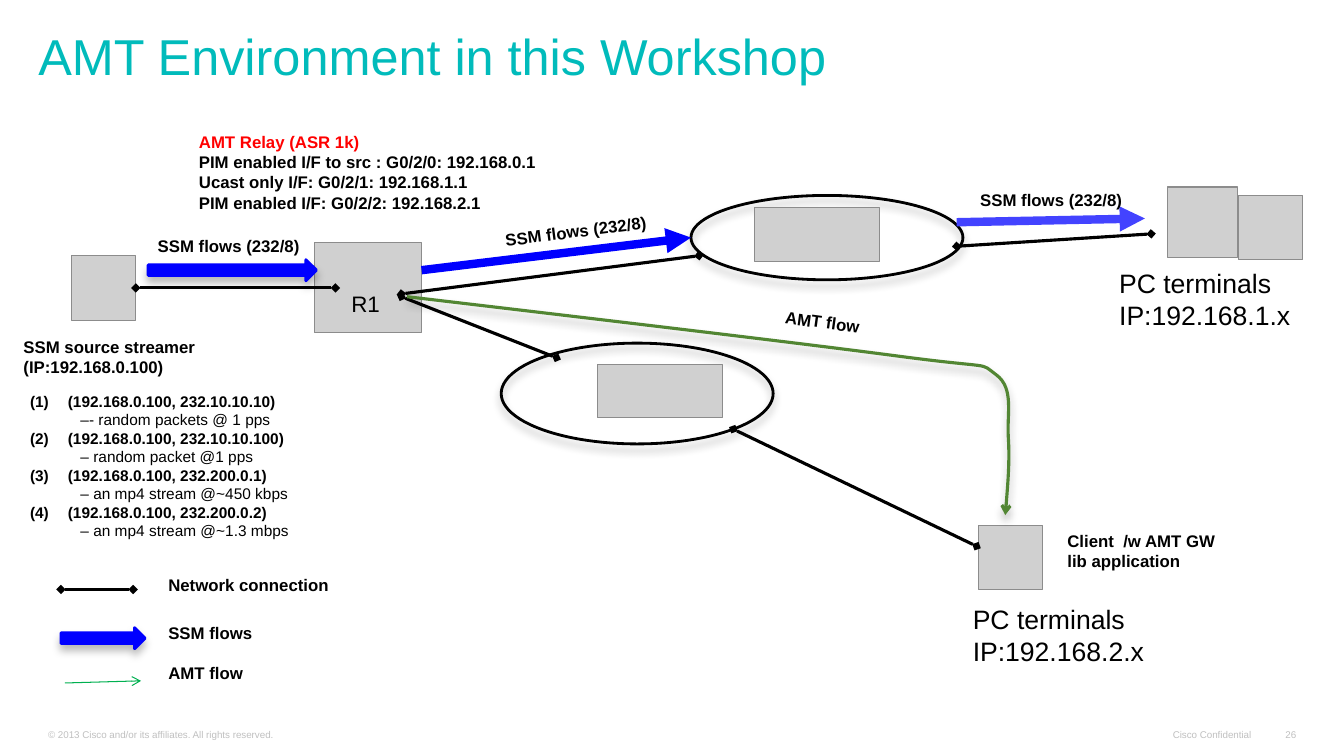
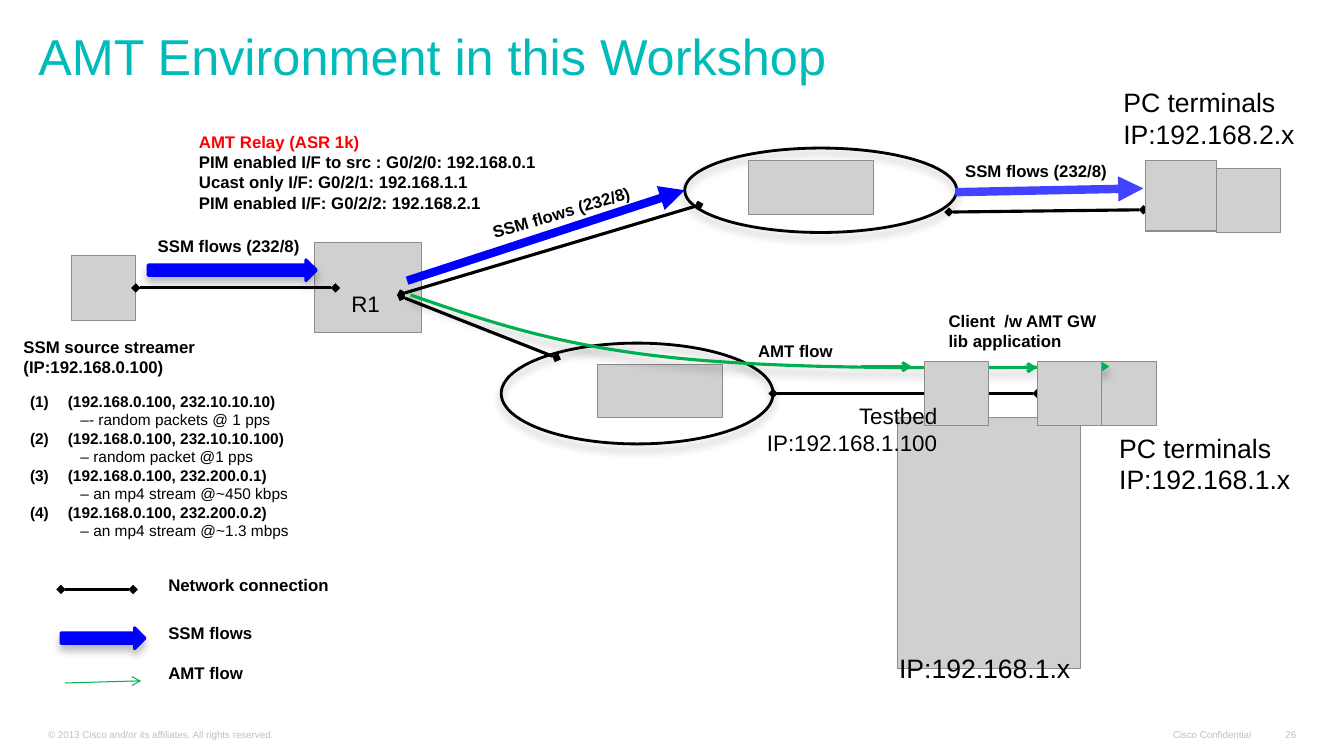
Before and after one commit to cisco/SSMAMTtools, a slide deck: slide 26 of docs/amt-gw-lib-v5.1.pptx. Drawn at 1344x756 pixels with LibreOffice and Linux fonts; fonts in the diff are those of the drawing; grey boxes stand for pictures; background and template pictures are left out. Boxes give left, top, right and bottom in pixels: in the first picture for what was removed or moved away, otherwise in the second. Text is boxed around its words. In the diff, an @@ line names an element or a change of style, - is before the commit and + after.

Commit message:
change soource IP for EBU workshop

```diff
--- a/docs/amt-gw-lib-v5.1.pptx
+++ b/docs/amt-gw-lib-v5.1.pptx
@@ text "PC terminals": place and size @@
-text "PC terminals" at [1119, 273, 1290, 326]
+text "PC terminals" at [1123, 92, 1294, 145]
@@ ellipse: place and size @@
-ellipse at [691, 196, 963, 280]
+ellipse at [685, 148, 957, 233]
@@ text at [1123, 125, 1294, 145]: text changed @@
-IP:192.168.1.x
+IP:192.168.2.x
@@ text "SSM flows (232/8)": place and size @@
-text "SSM flows (232/8)" at [506, 216, 647, 246]
+text "SSM flows (232/8)" at [495, 219, 530, 242]
@@ text "SSM flows (232/8)" at [495, 219, 530, 242]: rotation 352 to 343 degrees @@
@@ picture: place and size @@
-picture at [754, 208, 879, 261]
+picture at [748, 160, 873, 214]
@@ text "SSM flows (232/8)": place and size @@
-text "SSM flows (232/8)" at [980, 194, 1122, 211]
+text "SSM flows (232/8)" at [965, 165, 1107, 181]
@@ picture: place and size @@
-picture at [1168, 188, 1238, 258]
+picture at [1146, 160, 1217, 231]
@@ picture: place and size @@
-picture at [1238, 196, 1303, 260]
+picture at [1216, 168, 1280, 233]
@@ double arrow moved from (401, 294) - (699, 256) to (401, 294) - (699, 206) @@
@@ arrow moved from (421, 270) - (691, 238) to (407, 280) - (685, 191) @@
@@ arrow moved from (957, 222) - (1145, 219) to (955, 193) - (1143, 189) @@
@@ double arrow moved from (957, 246) - (1151, 234) to (949, 212) - (1143, 210) @@
@@ freeform shape removed at [407, 296, 1009, 515] @@
@@ freeform shape added at [410, 295, 1109, 368], outline #00B050 2.25 pt @@
@@ text "Client /w AMT GW lib ...": place and size @@
-text "Client /w AMT GW lib ..." at [1067, 535, 1215, 571]
+text "Client /w AMT GW lib ..." at [949, 315, 1096, 351]
@@ text "AMT flow": place and size @@
-text "AMT flow" at [785, 312, 858, 333]
+text "AMT flow" at [758, 345, 833, 357]
@@ text "AMT flow" at [758, 345, 833, 357]: rotation 7 to 0 degrees @@
@@ arrow added from (861, 367) to (911, 367), #00B050 2.25 pt @@
@@ picture added at [925, 361, 989, 425] @@
@@ arrow added from (986, 368) to (1037, 368), #00B050 2.25 pt @@
@@ picture added at [1037, 361, 1102, 425] @@
@@ picture: place and size @@
-picture at [978, 525, 1043, 590]
+picture at [1092, 361, 1156, 425]
@@ text added at [767, 406, 937, 456], 16 pt, text #000000 @@
+Testbed
+IP:192.168.1.100
@@ double arrow moved from (733, 430) - (977, 546) to (773, 393) - (1037, 393) @@
@@ picture added at [897, 418, 1081, 669] @@
@@ text "PC terminals": place and size @@
-text "PC terminals" at [973, 609, 1144, 662]
+text "PC terminals" at [1119, 438, 1290, 490]
@@ text at [1119, 470, 1290, 490]: text changed @@
-IP:192.168.2.x
+IP:192.168.1.x
@@ text added at [899, 659, 1070, 684], 19 pt, text #000000 @@
+IP:192.168.1.x
```
Also in this commit, not shown: 10 other slides changed, 17 other files.
